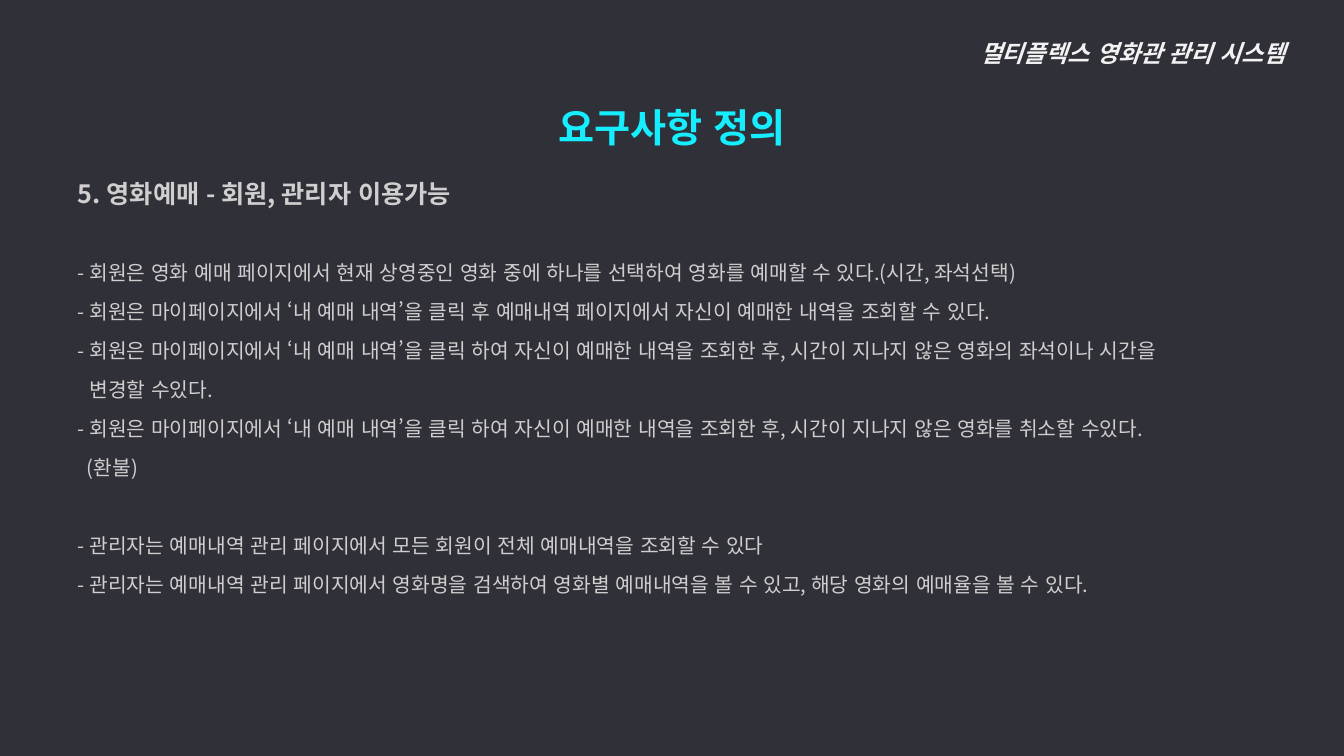
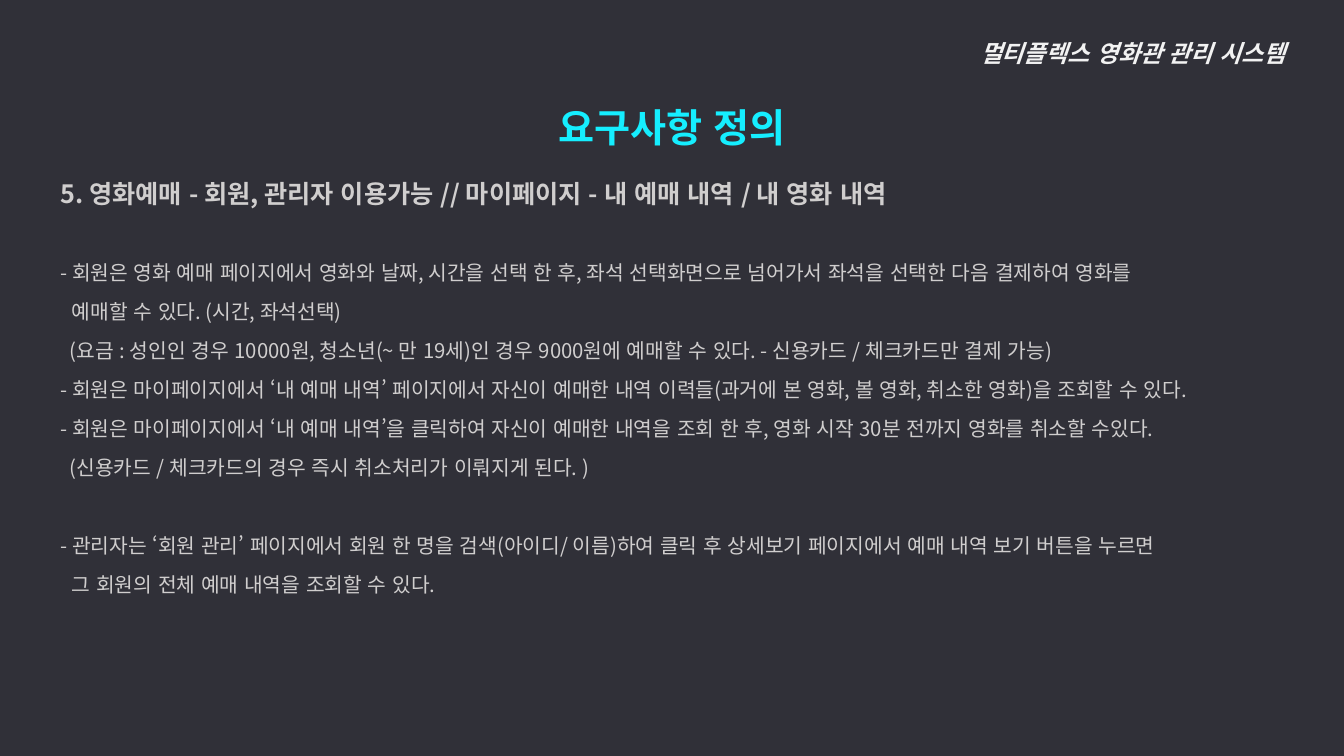
Before and after one commit to ywc-412/MultiplexTeamProject, a slide deck: slide 13 of 2조 시스템개요, 요구사항 정의.pptx. Drawn at 1344x756 pixels with LibreOffice and Linux fonts; fonts in the diff are those of the drawing. Boxes give left, top, right and bottom in pixels: in the first picture for what was removed or moved away, otherwise in the second. Text is boxed around its words. In the diff, an @@ line names an element or a change of style, - is before the commit and + after.

```diff
--- a/2조 시스템개요, 요구사항 정의.pptx
+++ b/2조 시스템개요, 요구사항 정의.pptx
@@ text at (60, 182, 1187, 594): text changed @@
-  5. 영화예매 - 회원, 관리자 이용가능
-  - 회원은 영화 예매 페이지에서 현재 상영중인 영화 중에 하나를 선택하여 영화를 예매할 수 있다.(시간, 좌석선택)
-  - 회원은 마이페이지에서 ‘내 예매 내역’을 클릭 후 예매내역 페이지에서 자신이 예매한 내역을 조회할 수 있다.
-  - 회원은 마이페이지에서 ‘내 예매 내역’을 클릭 하여 자신이 예매한 내역을 조회한 후, 시간이 지나지 않은 영화의 좌석이나 시간을
-  변경할 수있다.
-  - 회원은 마이페이지에서 ‘내 예매 내역’을 클릭 하여 자신이 예매한 내역을 조회한 후, 시간이 지나지 않은 영화를 취소할 수있다.
-  (환불)
-  - 관리자는 예매내역 관리 페이지에서 모든 회원이 전체 예매내역을 조회할 수 있다
-  - 관리자는 예매내역 관리 페이지에서 영화명을 검색하여 영화별 예매내역을 볼 수 있고, 해당 영화의 예매율을 볼 수 있다.
+  5. 영화예매 - 회원, 관리자 이용가능 // 마이페이지 - 내 예매 내역 / 내 영화 내역
+  - 회원은 영화 예매 페이지에서 영화와 날짜, 시간을 선택 한 후, 좌석 선택화면으로 넘어가서 좌석을 선택한 다음 결제하여 영화를
+  예매할 수 있다. (시간, 좌석선택)
+  (요금 : 성인인 경우 10000원, 청소년(~ 만 19세)인 경우 9000원에 예매할 수 있다. - 신용카드 / 체크카드만 결제 가능)
+  - 회원은 마이페이지에서 ‘내 예매 내역’ 페이지에서 자신이 예매한 내역 이력들(과거에 본 영화, 볼 영화, 취소한 영화)을 조회할 수 있다.
+  - 회원은 마이페이지에서 ‘내 예매 내역’을 클릭하여 자신이 예매한 내역을 조회 한 후, 영화 시작 30분 전까지 영화를 취소할 수있다.
+  (신용카드 / 체크카드의 경우 즉시 취소처리가 이뤄지게 된다. )
+  - 관리자는 ‘회원 관리’ 페이지에서 회원 한 명을 검색(아이디/ 이름)하여 클릭 후 상세보기 페이지에서 예매 내역 보기 버튼을 누르면
+  그 회원의 전체 예매 내역을 조회할 수 있다.
```
Also in this commit, not shown: 13 other slides changed, 2 slides added.
